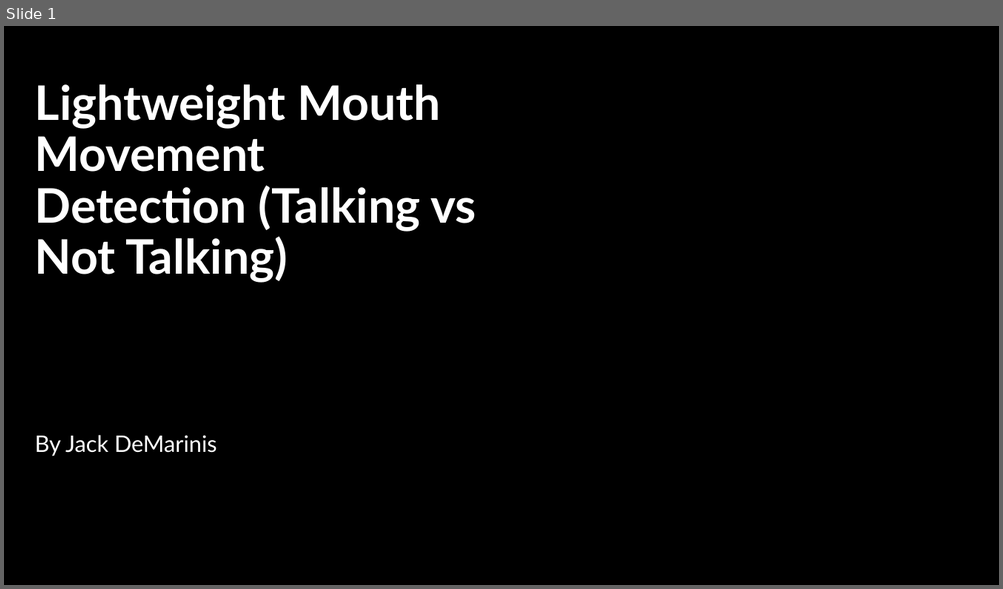
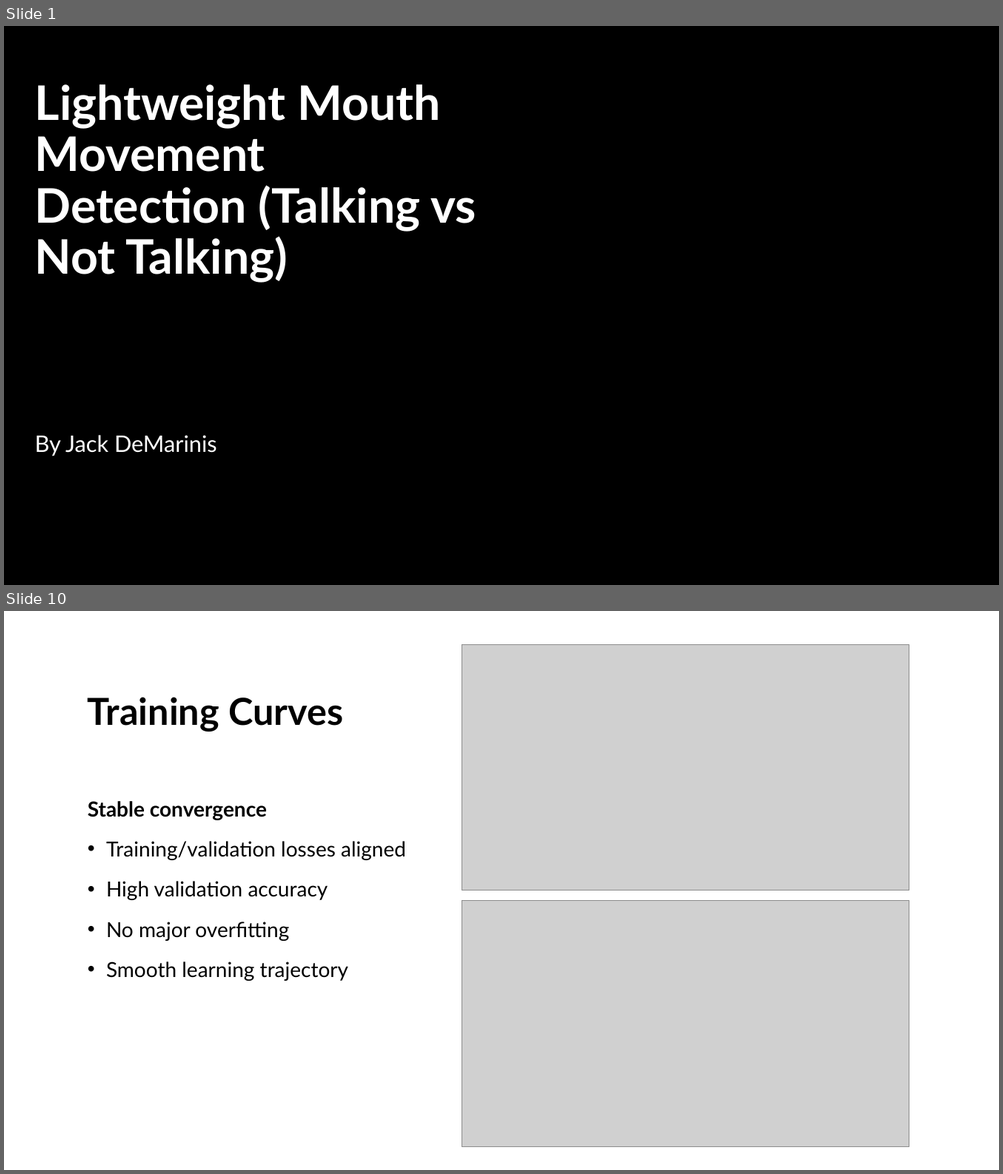
Before and after one commit to jackdemarinis/mouthMovementDetection, a slide deck: Lightweight Mouth Movement Detection (Talking vs Not.pptx. Shown one above the other, each under a label of ours: slide 1 before the commit, slides 1 and 10 after it; the slides between them are not shown. The pictures are 1003x589 and 1003x1174 pixels, drawn with LibreOffice and Linux fonts; fonts in the diff are those of the drawing; grey boxes stand for pictures; background and template pictures are left out. Boxes give left, top, right and bottom in pixels: in the first picture for what was removed or moved away, otherwise in the second. Text is boxed around its words. In the diff, an @@ line names an element or a change of style, - is before the commit and + after.

```diff
--- a/Lightweight Mouth Movement Detection (Talking vs Not.pptx
+++ b/Lightweight Mouth Movement Detection (Talking vs Not.pptx
@@ slide 10 added at (4,611,999,1170), background #FFFFFF @@
@@ picture added at (461,644,909,891) @@
@@ title added at (88,697,343,732), 36 pt, text #000000, bold @@
+Training Curves
@@ text added at (88,801,406,981), 20 pt, text #000000 @@
+Stable convergence
+• Training/validation losses aligned
+• High validation accuracy
+• No major overfitting
+• Smooth learning trajectory
@@ picture added at (461,901,909,1147) @@
```
Also in this commit, not shown: 12 other slides added, 9 slides removed, 1 other file.
